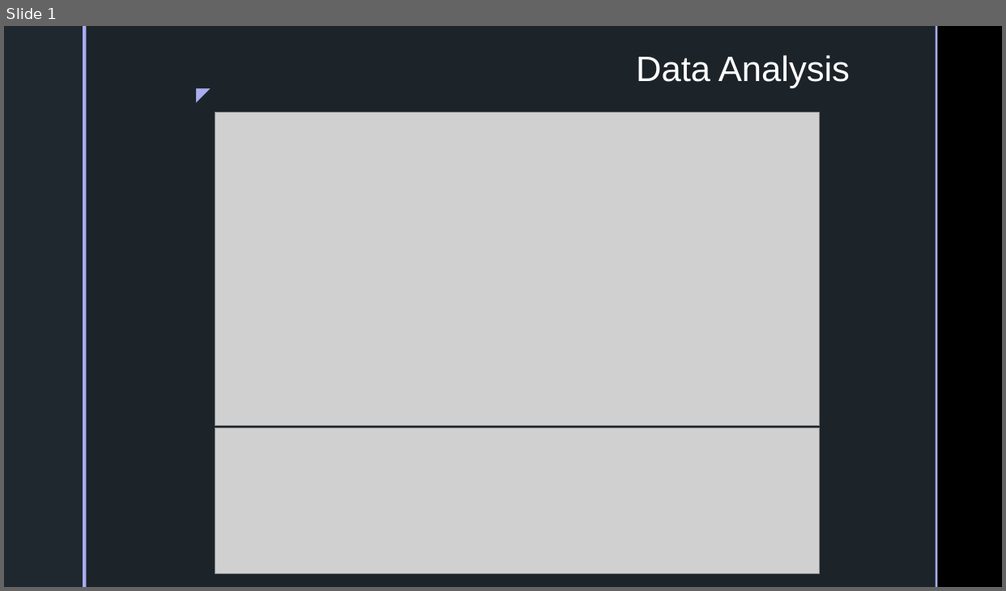
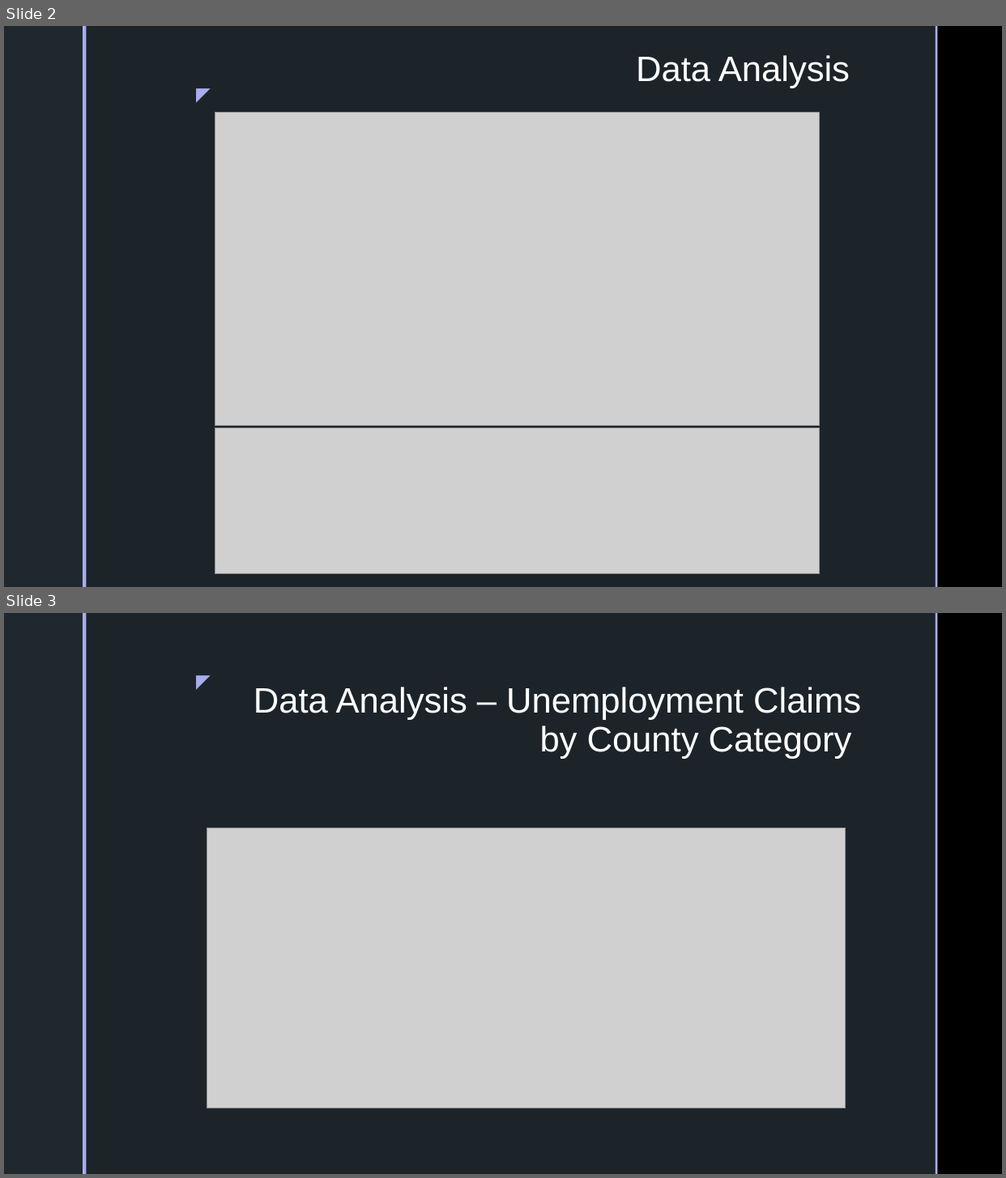
Before and after one commit to inkosi-codes/Covid-19-and-Low-Income-Communities, a slide deck: docs/Presentation/Power-Point.pptx. Shown one above the other, each under a label of ours: slide 1 before the commit, slides 2 and 3 after it. The pictures are 1006x591 and 1006x1178 pixels, drawn with LibreOffice and Linux fonts; fonts in the diff are those of the drawing; grey boxes stand for pictures; background and template pictures are left out. Boxes give left, top, right and bottom in pixels: in the first picture for what was removed or moved away, otherwise in the second. Text is boxed around its words. In the diff, an @@ line names an element or a change of style, - is before the commit and + after.

```diff
--- a/docs/Presentation/Power-Point.pptx
+++ b/docs/Presentation/Power-Point.pptx
@@ slide 3 added at [4, 613, 1002, 1174], background picture (left out); not listed: 5 template elements that a slide beside it also shows @@
@@ title added at [253, 687, 861, 759], 34 pt, text #FFFFFF @@
+Data Analysis – Unemployment Claims by County Category
@@ picture added at [206, 828, 846, 1109] @@
@@ what was slide 1 is now slide 2 @@
```
Also in this commit, not shown: 1 other slide added, 1 slide removed, 2 other files.
